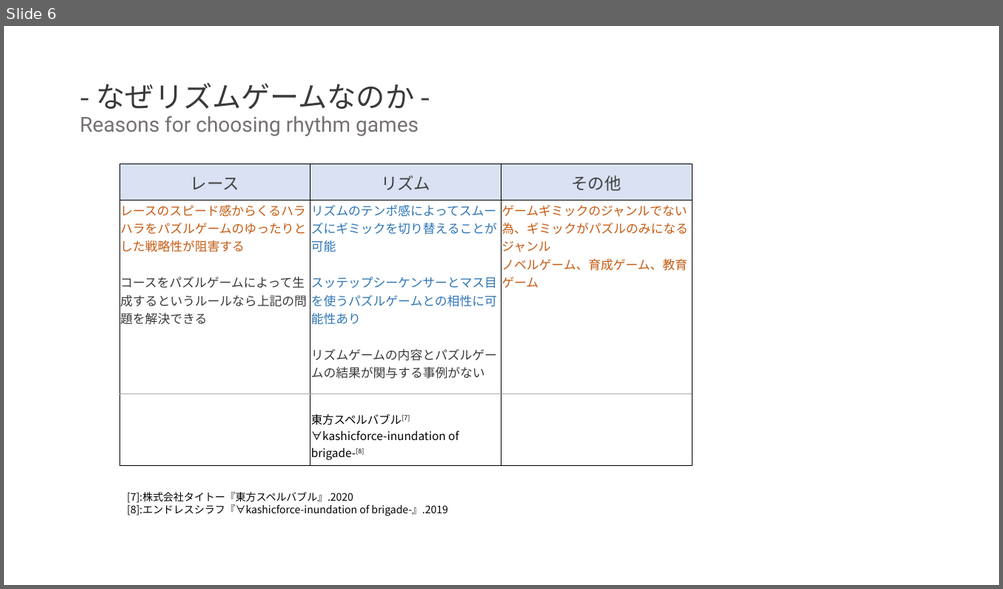
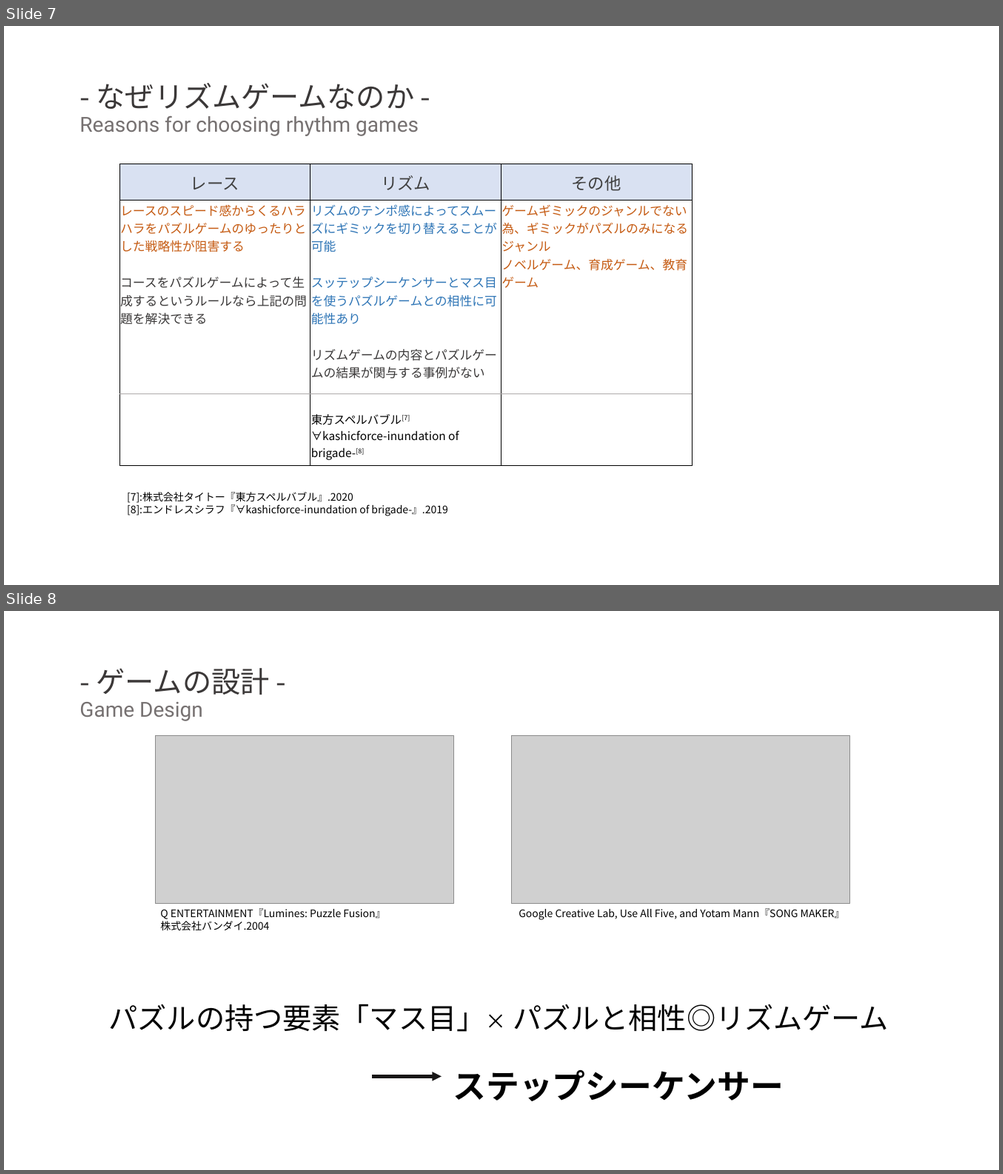
Before and after one commit to sakamana/PuzzleSoundGames, a slide deck: 卒研発表会.pptx. Shown one above the other, each under a label of ours: slide 6 before the commit, slides 7 and 8 after it. The pictures are 1003x589 and 1003x1174 pixels, drawn with LibreOffice and Linux fonts; fonts in the diff are those of the drawing; grey boxes stand for pictures. Boxes give left, top, right and bottom in pixels: in the first picture for what was removed or moved away, otherwise in the second. Text is boxed around its words. In the diff, an @@ line names an element or a change of style, - is before the commit and + after.

```diff
--- a/卒研発表会.pptx
+++ b/卒研発表会.pptx
@@ slide 8 added at (x1=4, y1=611, x2=999, y2=1170), background #FFFFFF @@
@@ title added at (x1=79, y1=668, x2=270, y2=721), 20 pt, text #767171 @@
+- ゲームの設計 -
+Game Design
@@ picture added at (x1=156, y1=736, x2=454, y2=904) @@
@@ picture added at (x1=512, y1=736, x2=849, y2=904) @@
@@ text added at (x1=160, y1=908, x2=385, y2=931), 10 pt, text #000000 @@
+Q ENTERTAINMENT『Lumines: Puzzle Fusion』
+株式会社バンダイ.2004
@@ text added at (x1=518, y1=908, x2=845, y2=920), 10 pt, text #000000 @@
+Google Creative Lab, Use All Five, and Yotam Mann『SONG MAKER』
@@ text added at (x1=109, y1=1004, x2=888, y2=1102), 28 pt, text #000000 @@
+パズルの持つ要素「マス目」× パズルと相性◎リズムゲーム
+ステップシーケンサー
@@ arrow added from (372, 1076) to (441, 1076), #181717 3 pt @@
@@ what was slide 6 is now slide 7 @@
```
Also in this commit, not shown: 3 slides changed, 3 slides removed, 6 other files.
